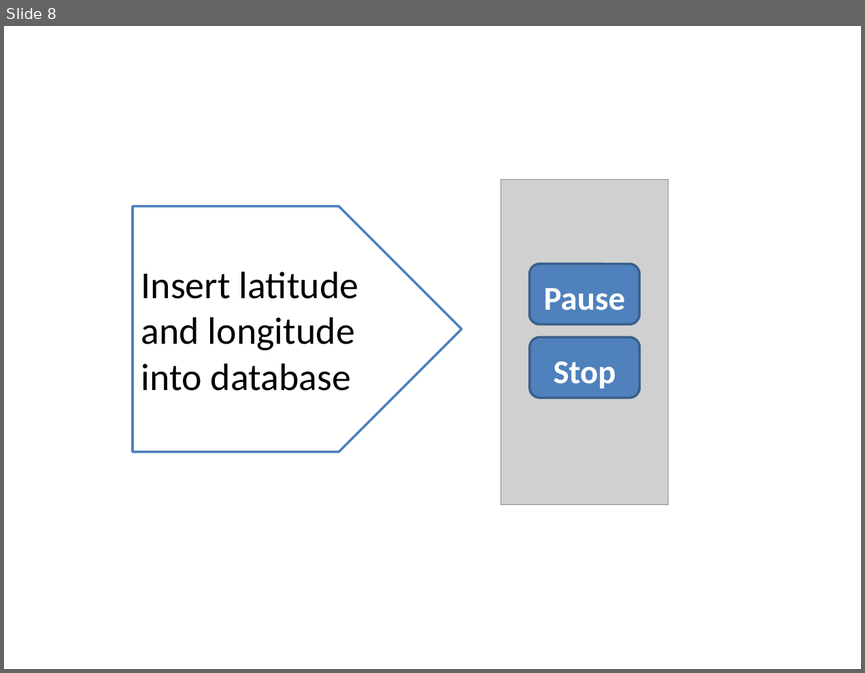
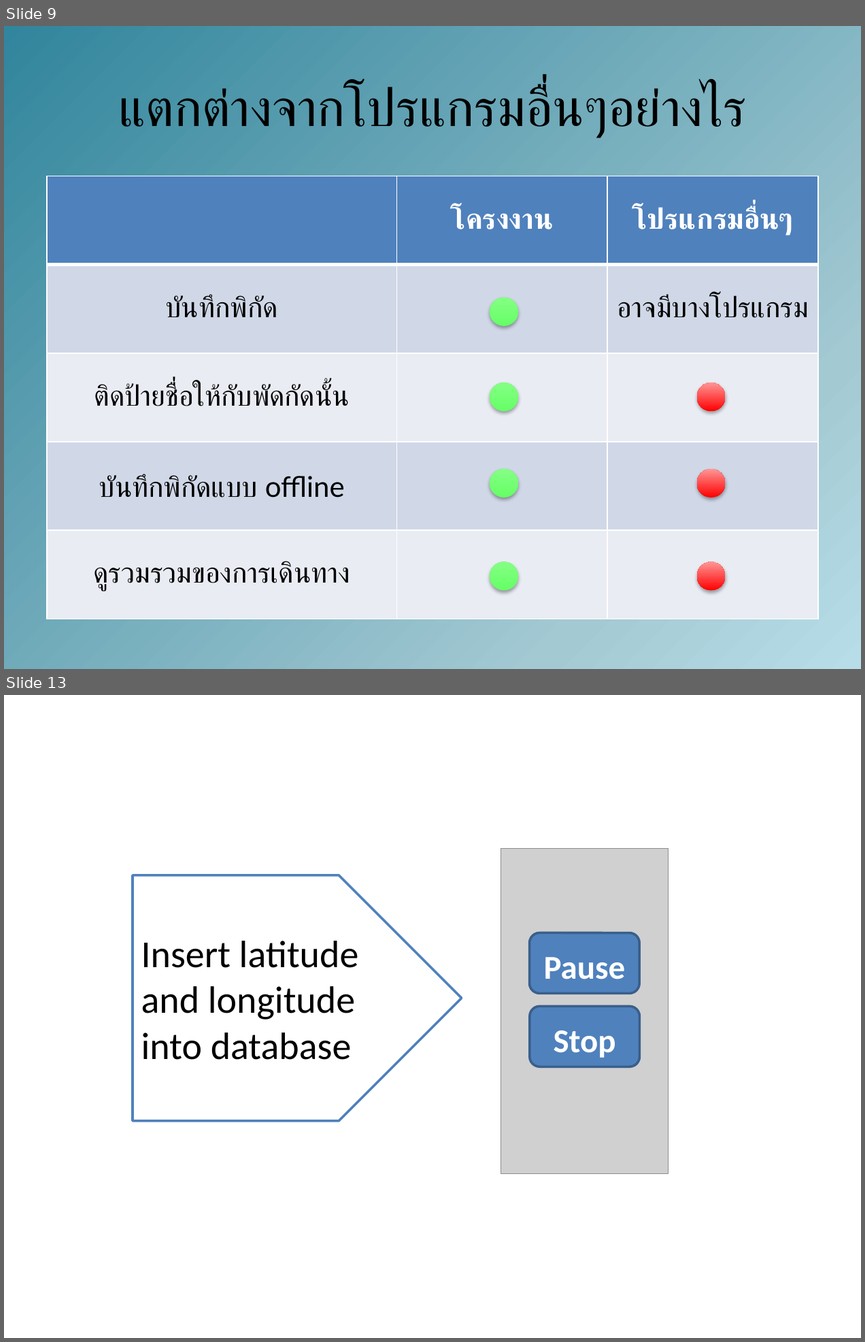
Before and after one commit to amfeelgood/Senior_Project, a slide deck: Doc/ProjectPresentation1.pptx. Shown one above the other, each under a label of ours: slide 8 before the commit, slides 9 and 13 after it; the slides between them are not shown. The pictures are 865x673 and 865x1342 pixels, drawn with LibreOffice and Linux fonts; fonts in the diff are those of the drawing; grey boxes stand for pictures. Boxes give left, top, right and bottom in pixels: in the first picture for what was removed or moved away, otherwise in the second. Text is boxed around its words. In the diff, an @@ line names an element or a change of style, - is before the commit and + after.

```diff
--- a/Doc/ProjectPresentation1.pptx
+++ b/Doc/ProjectPresentation1.pptx
@@ slide 9 added at (4,26,861,669), background gradient #B7DEE8 to #A3C9D3 to #31859C to #FFFFFF to #FFEBFA @@
@@ title added at (118,85,746,138), 44 pt, text #000000 @@
+แตกต่างจากโปรแกรมอื่นๆอย่างไร
@@ table added at (47,176,818,619), 5 rows, 3 columns @@
+ | โครงงาน | โปรแกรมอื่นๆ
+บันทึกพิกัด |  | อาจมีบางโปรแกรม
+ติดป้ายชื่อให้กับพัดกัดนั้น |  | 
+บันทึกพิกัดแบบ offline |  | 
+ดูรวมรวมของการเดินทาง |  | 
@@ ellipse added at (490,297,518,326), fill gradient #66FF66 to #84FF84 to #D0FFD0 to #FFFFFF @@
@@ ellipse added at (490,382,518,411), fill gradient #66FF66 to #84FF84 to #D0FFD0 to #FFFFFF @@
@@ ellipse added at (696,382,725,411), fill gradient #FF0000 to #FF9696 to #FFFFFF to #D0FFD0 @@
@@ ellipse added at (490,469,518,497), fill gradient #66FF66 to #84FF84 to #D0FFD0 to #FFFFFF @@
@@ ellipse added at (696,469,725,497), fill gradient #FF0000 to #FF9696 to #FFFFFF to #D0FFD0 @@
@@ ellipse added at (490,562,518,590), fill gradient #66FF66 to #84FF84 to #D0FFD0 to #FFFFFF @@
@@ ellipse added at (696,562,725,590), fill gradient #FF0000 to #FF9696 to #FFFFFF to #D0FFD0 @@
@@ what was slide 8 is now slide 13 @@
```
Also in this commit, not shown: 5 slides changed, 6 other slides added, 1 slide removed.
